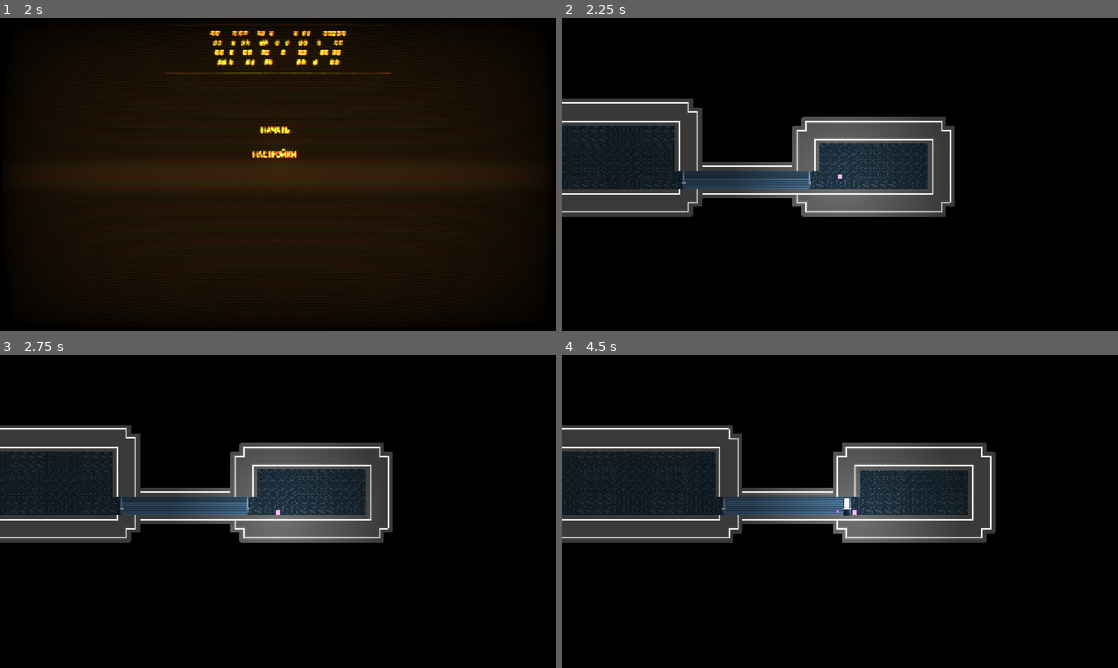
Above: before the commit, frames 1-4 (two rows, left to right).
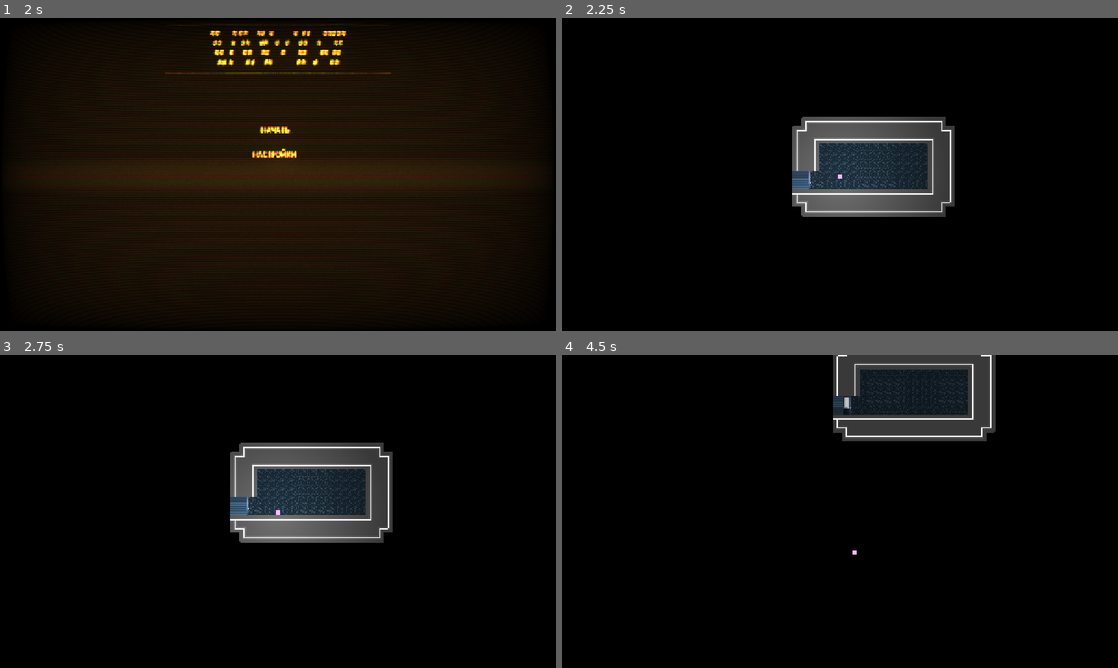
Above: after the commit, the same moments.

Repository: Fugach/Crashers-Squared
Game: Godot game, scene res://main_menu.tscn
Same seed, same stepped clock (60 frames per second), same inputs: the game is played once before the commit and once after it. Sound files missing from this copy of the repository are replaced by a short silence.
Inputs (mouse positions are in pixels of both pictures, inside the frame that each line leads up to):
- Up to frame 1 (2 s): tap Enter at 0.5 s; move the mouse to (400, 158) at 0.52 s; hold Shift (hands) 0.53-1.28 s; hold D (move_right) from 0.53 s (still down); tap Space (jump) at 0.77, 1.52 s; right-click (400, 158) at 0.8 s; move the mouse to (166, 190) at 1.27 s; right-click (166, 190) at 1.35 s; tap Shift (hands) at 1.55 s
- Up to frame 2 (2.25 s): release D (move_right) at 2 s; click "НАЧАТЬ" at 2 s
- Up to frame 3 (2.75 s): no input
- Up to frame 4 (4.5 s): move the mouse to (895, 442) at 2.77 s; hold A (move_left) 2.78-3.53 s; hold Shift (hands) 2.78-3.53 s; right-click (895, 442) at 3.05 s; move the mouse to (812, 574) at 3.52 s; hold D (move_right) from 3.53 s (still down); tap E (interact) at 3.6 s; tap Space (jump) at 3.77 s; tap Shift (hands) at 3.8 s; move the mouse to (1006, 558) at 4.27 s; hold Right mouse button (use) from 4.28 s (still down); tap 1 (item1) at 4.35 s

Frame 1 is identical in both runs. In frame 2, 11% of the frame differs, in the area x 0-42%, y 25-64%; in frame 3, 11%; in frame 4, 31%, in the area x 0-78%, y 0-64%.
Error after the commit: Invalid operands 'Vector2' and 'int' in operator '%'. (res://tile_map_layer.gd:54)

Commit message:
WIP перед выходом

Diff:
--- a/player.gd
+++ b/player.gd
@@ -221,18 +221,15 @@
 		var boost_pwr = hand.global_position.direction_to(get_global_mouse_position()) * -1 * hand.global_position.distance_to(get_global_mouse_position())
 		if abs(boost_pwr) <= Vector2(100, 100):
 			velocity += boost_pwr
-			print(boost_pwr)
 			is_hand_grabbing = false
 
 
 	if ("RigidBody2D" in str(hand_touch)) and is_hands_used:
 		hand_joint.node_a = hand.get_path()
 		hand_joint.node_b = hand_touch.get_path()
-		print("GRABBED")
 	if not is_hands_used or not Input.is_action_pressed("use"):
 		is_hand_grabbing = false
 		hand_joint.node_b = ""
-		print("UNGRAB")
 
 	hand.move_and_slide()
 
--- a/project.godot
+++ b/project.godot
@@ -26,6 +26,7 @@
 
 window/size/viewport_width=1280
 window/size/viewport_height=720
+window/size/mode=3
 window/size/resizable=false
 window/stretch/mode="canvas_items"
 
--- a/tile_map_layer.gd
+++ b/tile_map_layer.gd
@@ -51,18 +51,19 @@
 		hall_tilt = 0
 		while true:
 			if (hall_tilt + doors_height + old_room_doors_height - 1) != 0:
-				if hall_length % (hall_tilt + doors_height + old_room_doors_height - 1) != 0:
+				if (room_anchor + Vector2(hall_length * -1, hall_tilt)) % (hall_tilt + doors_height + old_room_doors_height - 1) != 0:
 					hall_tilt = randi_range(hall_length * -1, hall_length)
 					hall_length = randi_range(5, 12)
 				else:
 					break
 			else:
 				break
+		print(hall_tilt)
 		print("delta: ", hall_tilt + doors_height + old_room_doors_height, " len: ", hall_length)
 		if gen_direction == "right":
 			room_anchor += Vector2(hall_length + 3, hall_tilt)
 		elif gen_direction == "left":
-			room_anchor += Vector2(hall_length * -1 - 3, hall_tilt)
+			room_anchor += Vector2(hall_length * -1, hall_tilt)
 
 		if gen_direction == "right":
 			hall_pos1 = old_room_anchor + old_room_size + Vector2(0, old_room_doors_height)
@@ -190,9 +191,9 @@
 				$bg.set_cell(Vector2(pos1 + Vector2(x, -1 + y * -1)), 0, Vector2(1, 0))
 	else:
 		var points_delta = pos1.y - pos2.y
-		var num_stairs = abs(points_delta) + 1
-		var stair_len : int = ceil((abs(pos1.x - pos2.x) + 1) / num_stairs)
-		print(num_stairs, " ", stair_len)
+		var num_stairs : int = abs(points_delta) + 1
+		var stair_len : int = round((abs(pos1.x - pos2.x) + 1) / num_stairs)
+		print(num_stairs, " ", stair_len, " pos1 == ", pos1, " pos2 == ", pos2)
 		for y in range(num_stairs):
 			for x in range(stair_len):
 				set_cell(pos1 + Vector2(x + (stair_len * y), y * -1 * sign(points_delta)), 1, Vector2(4, 0))
@@ -201,32 +202,3 @@
 						set_cell(pos1 + Vector2(x + (stair_len * y), y * -1 * sign(points_delta) - 1), 1, Vector2(9, 1))
 					elif points_delta < 0:
 						set_cell(pos1 + Vector2(x + 1 + (stair_len * y), y * -1 * sign(points_delta)), 1, Vector2(7, 2))
-	#var y = 1
-	#var num_stairs = abs(abs(pos1.y) - abs(pos2.y)) + 1
-	#if num_stairs != 0:
-		#stairs_length = abs(abs(pos1.x) - abs(pos2.x)) / num_stairs
-	#else:
-		#stairs_length = abs(pos1.x - pos2.x)
-	#print("pos1 == ", pos1, " pos2 == ", pos2)
-	#print("num_stairs: ", num_stairs, "   length of 1 stair:  ", stairs_length, "   total:  ", abs(pos1.x - pos2.x))
-	#for i in range(1, num_stairs + 1):
-		#for x in range(stairs_length):
-			#set_cell(Vector2((pos1.x + x) + stairs_length * (i - 1), pos1.y - ((i - 1) * sign(pos1.y - pos2.y)) - 1), 1, Vector2(1, 2))
-			#set_cell(Vector2((pos1.x + x) + stairs_length * (i - 1), pos1.y - ((i - 1) * sign(pos1.y - pos2.y)) - 1 - 5), 1, Vector2(1, 2))
-			##for p in range(3):
-				##set_cells_terrain_connect(get_surrounding_cells(Vector2((pos1.x + x) + (p - 1) + stairs_length * (i - 1), pos1.y + 1 - (i - 1) * sign(pos1.y - pos2.y))), 0, 0, false)
-				##set_cells_terrain_connect(get_surrounding_cells(Vector2((pos1.x + x) + (p - 1) + stairs_length * (i - 1), pos1.y - 7 - (i - 1) * sign(pos1.y - pos2.y))), 0, 0, false)
-			#if x == stairs_length - 1 and i != num_stairs:
-				#if sign(pos1.y - pos2.y) > 0:
-					#set_cell(Vector2((pos1.x + x) + stairs_length * (i - 1), pos1.y - ((i - 1) * sign(pos1.y - pos2.y)) - 2), 1, Vector2(9, 1))
-					#set_cell(Vector2((pos1.x + x) + 1 + stairs_length * (i - 1), pos1.y + 1 - ((i - 1) * sign(pos1.y - pos2.y)) - 2), 1, Vector2(2, 2))
-					##set_cell(Vector2((pos1.x + x) + 1 + stairs_length * (i - 1), pos1.y + - ((i - 1) * sign(pos1.y - pos2.y)) - 2), 1, Vector2(0, 0))
-				#else:
-					#set_cell(Vector2((pos1.x + x + 1) + stairs_length * (i - 1), pos1.y - ((i - 1) * sign(pos1.y - pos2.y)) - 1), 1, Vector2(7, 2))
-					#set_cell(Vector2((pos1.x + x + 1) - 1 + stairs_length * (i - 1), pos1.y + 1 - ((i - 1) * sign(pos1.y - pos2.y)) - 1), 1, Vector2(0, 2))
-		#y = i
-	#for x in range(abs(pos1.x - pos2.x) - (stairs_length * num_stairs)):
-		#print("ФИКСИМ КОРРИДОР")
-		#set_cell(Vector2((pos1.x + x + 1) + stairs_length * (y - 1), pos1.y - ((y - 1) * sign(pos1.y - pos2.y)) - 1), 1, Vector2(1, 2))
-		#set_cell(Vector2((pos1.x + x + 1) + stairs_length * (y - 1), pos1.y - ((y - 1) * sign(pos1.y - pos2.y)) - 1 - 5), 1, Vector2(1, 2))
-	#print("------------------------------")
Not shown, changed: export_presets.cfg
